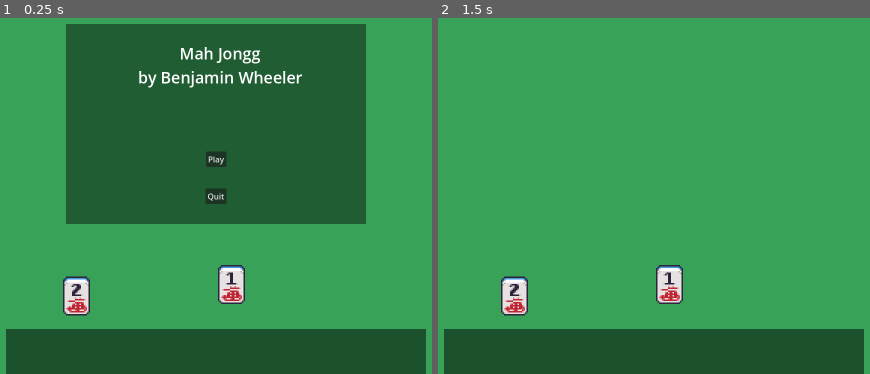
Above: before the commit, frames 1-2 (left to right).
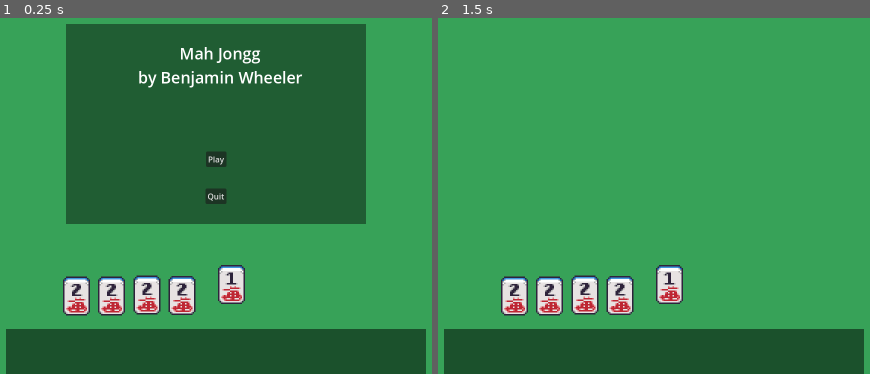
Above: after the commit, the same moments.

Repository: benjamin051000/Mahjongg
Game: Godot game, scene res://mahjongg.tscn
Two runs of this game, one before a commit and one after it. Both use one fixed random seed, a clock stepped at 60 frames per second and the inputs below.
Inputs (mouse positions are in pixels of both pictures, inside the frame that each line leads up to):
- Up to frame 1 (0.25 s): no input
- Up to frame 2 (1.5 s): click "Play" at 0.5 s; tap Enter at 1.25 s; move the mouse to (831, 124) at 1.27 s; click (831, 124) at 1.35 s

The runs differ from the first frame. In frame 1, 2.1% of the frame differs, in the area x 22-46%, y 72-84%; in frame 2, 2.1%.

Commit message:
moved some tiles around (really just testing commit signing)

Diff:
--- a/mahjongg.tscn
+++ b/mahjongg.tscn
@@ -57,13 +57,13 @@
 position = Vector2(521, 744)
 
 [node name="Tile12" parent="." instance=ExtResource("1_u8cfa")]
-position = Vector2(521, 744)
+position = Vector2(591, 744)
 
 [node name="Tile13" parent="." instance=ExtResource("1_u8cfa")]
-position = Vector2(521, 744)
+position = Vector2(662, 742)
 
 [node name="Tile14" parent="." instance=ExtResource("1_u8cfa")]
-position = Vector2(521, 744)
+position = Vector2(732, 743)
 
 [node name="TitleScreen" parent="." instance=ExtResource("4_bf3qt")]
 position = Vector2(800, 400)
